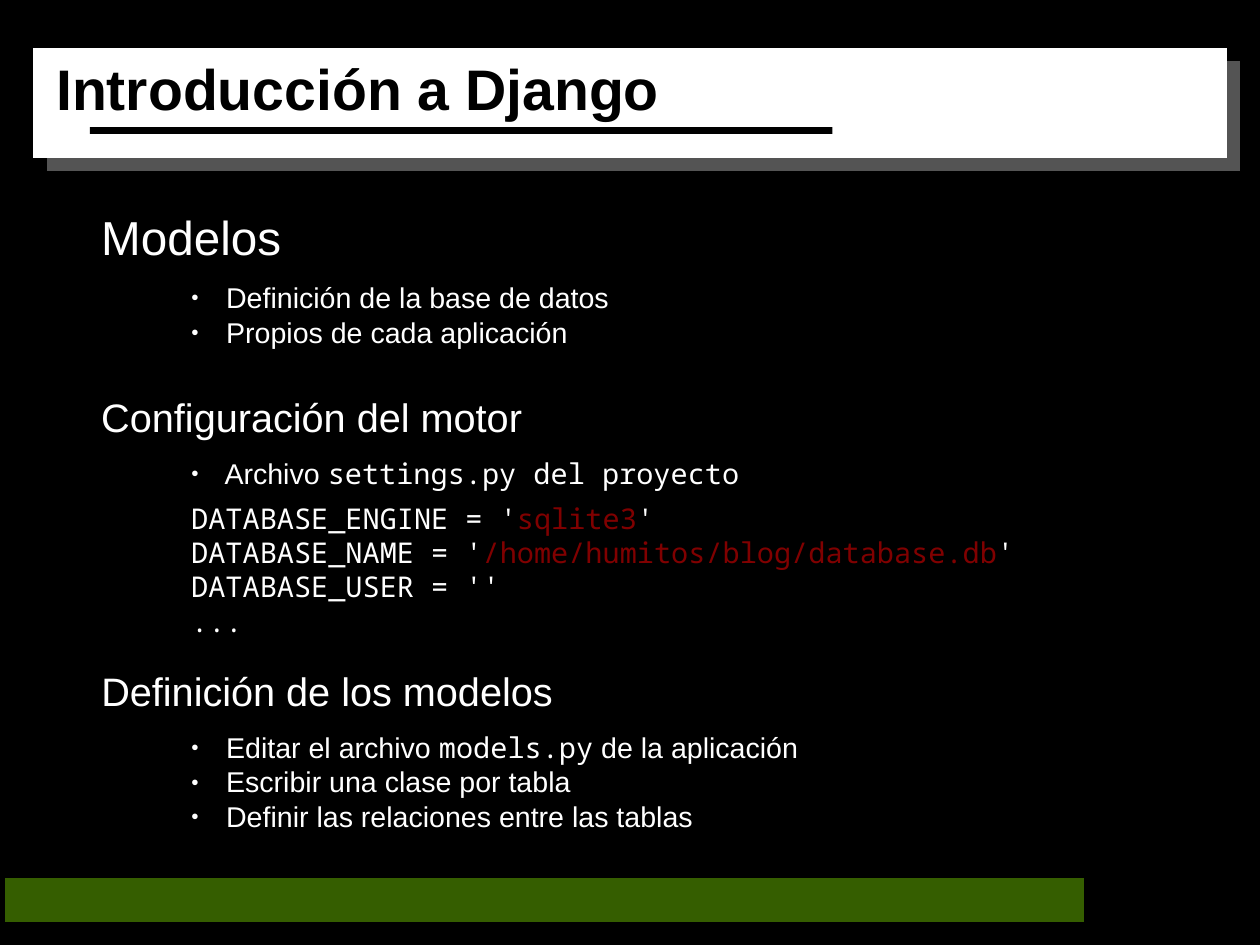
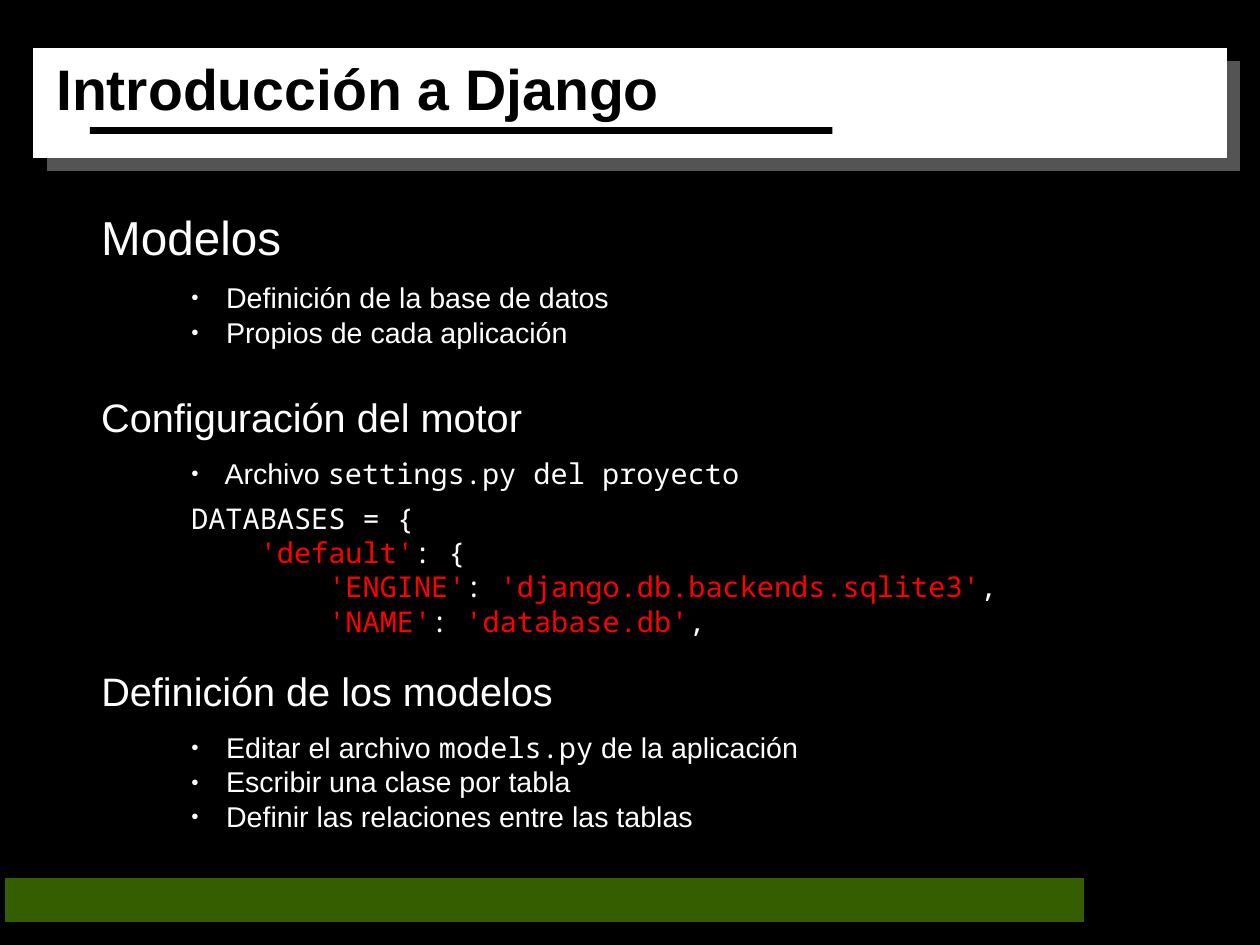
Before and after one commit to humitos/scripts, a slide deck: slide 7 of charlas/django/FM_La_Tribu-2010.odp. Drawn at 1260x945 pixels with LibreOffice and Linux fonts; fonts in the diff are those of the drawing. Boxes give left, top, right and bottom in pixels: in the first picture for what was removed or moved away, otherwise in the second. Text is boxed around its words. In the diff, an @@ line names an element or a change of style, - is before the commit and + after.

Commit message:
actualizada la charla de django a 1.2, falta el CSRF

```diff
--- a/charlas/django/FM_La_Tribu-2010.odp
+++ b/charlas/django/FM_La_Tribu-2010.odp
@@ text at [191,508,997,636]: text changed; text colour #FFFFFF to #FF0000 @@
-DATABASE_ENGINE = 'sqlite3'
-DATABASE_NAME = '/home/humitos/blog/database.db'
-DATABASE_USER = ''
-...
+DATABASES = {
+'default': {
+'ENGINE': 'django.db.backends.sqlite3',
+'NAME': 'database.db',
```
Also in this commit, not shown: 5 other slides changed, 13 other files.
